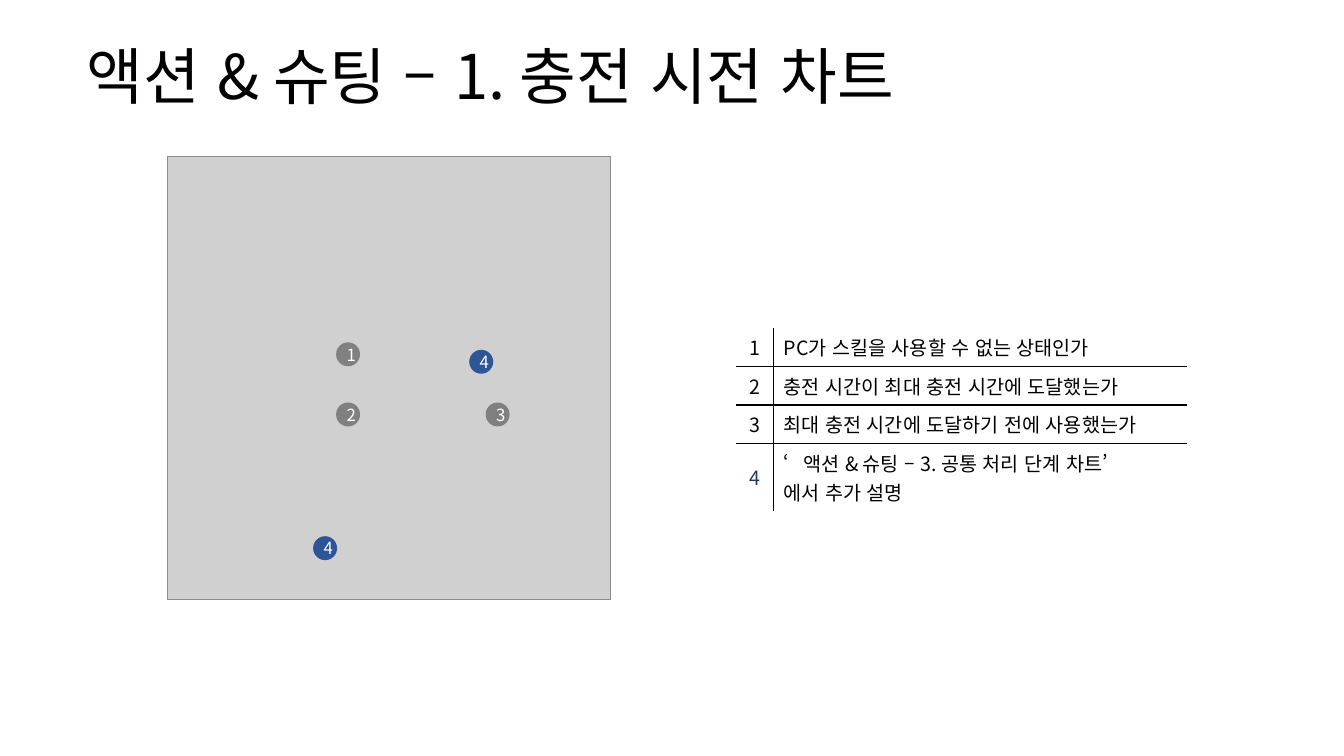
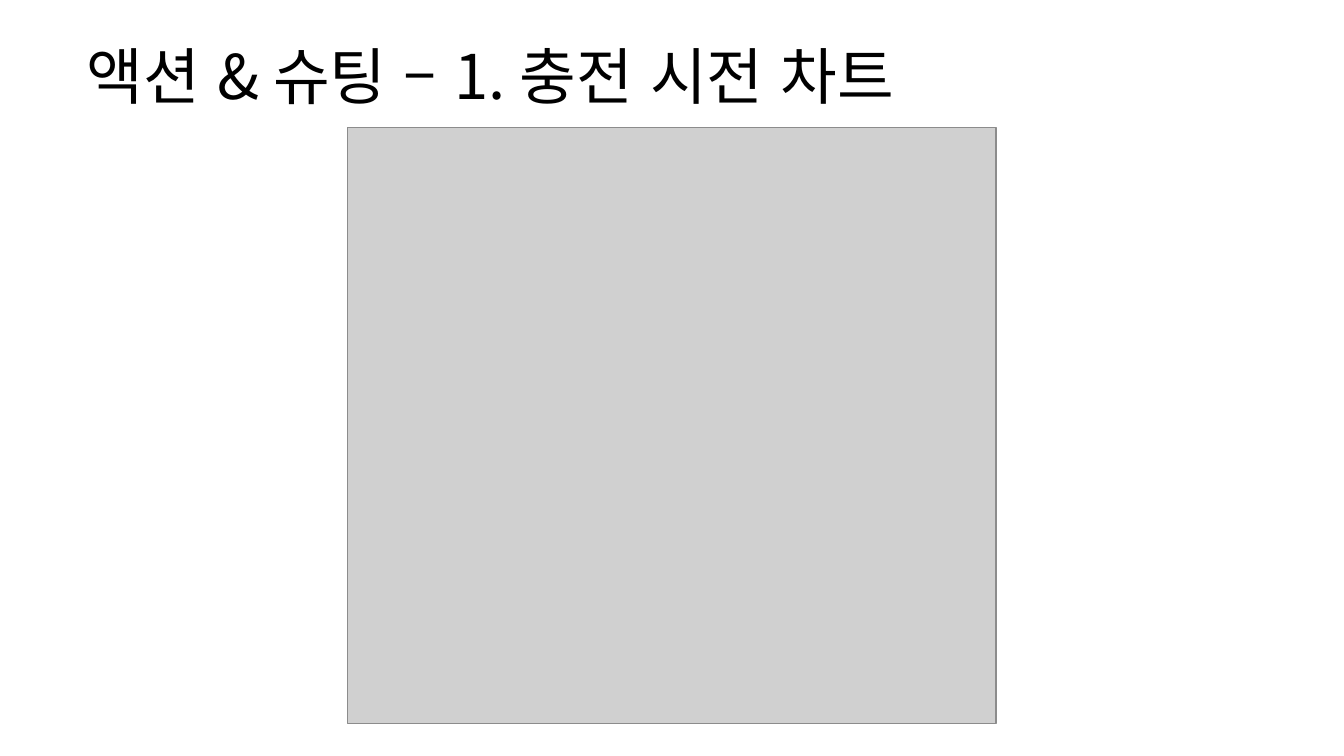
Before and after one commit to yjk0401/unityenginebasic_9th, a slide deck: slide 44 of 기획/방랑엽사전/스킬 시스템 기획서.pptx. Drawn at 1344x756 pixels with LibreOffice and Linux fonts; fonts in the diff are those of the drawing; grey boxes stand for pictures. Boxes give left, top, right and bottom in pixels: in the first picture for what was removed or moved away, otherwise in the second. Text is boxed around its words. In the diff, an @@ line names an element or a change of style, - is before the commit and + after.

```diff
--- a/기획/방랑엽사전/스킬 시스템 기획서.pptx
+++ b/기획/방랑엽사전/스킬 시스템 기획서.pptx
@@ picture added at (348, 127, 996, 723) @@
@@ table removed at (736, 328, 1189, 506), 4 rows, 2 columns @@
-1 | PC가 스킬을 사용할 수 없는 상태인가
-2 | 충전 시간이 최대 충전 시간에 도달했는가
-3 | 최대 충전 시간에 도달하기 전에 사용했는가
-4 | ‘액션 & 슈팅 – 3. 공통 처리 단계 차트’ / 에서 추가 설명
@@ ellipse removed at (470, 350, 494, 374) @@
-4
@@ group removed at (167, 156, 611, 600): 3 ellipses, 1 picture @@
-1
-2
-3
@@ ellipse removed at (314, 536, 338, 561) @@
-4
```
Also in this commit, not shown: 27 other slides changed, 2 slides added, 3 other files.
